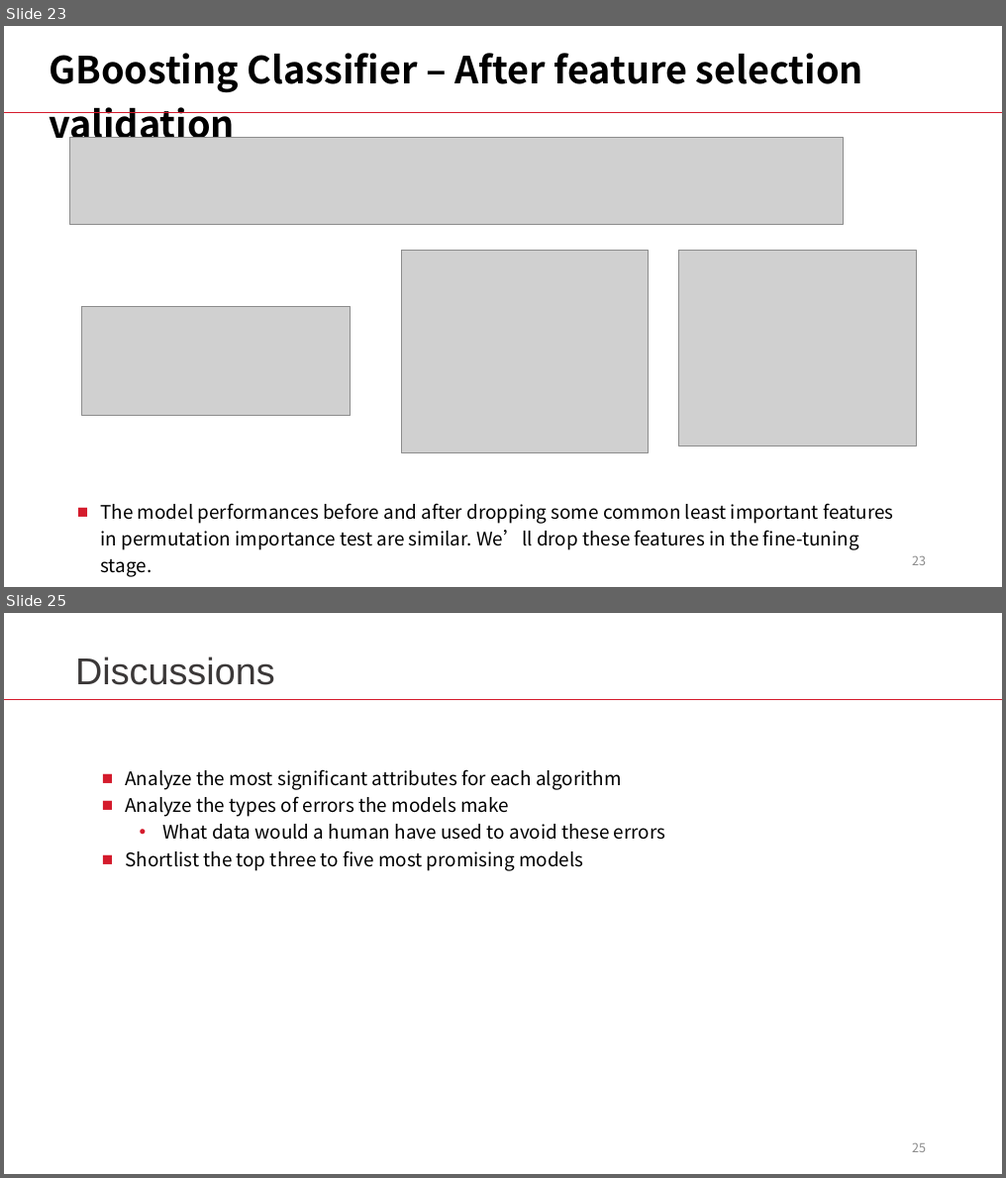
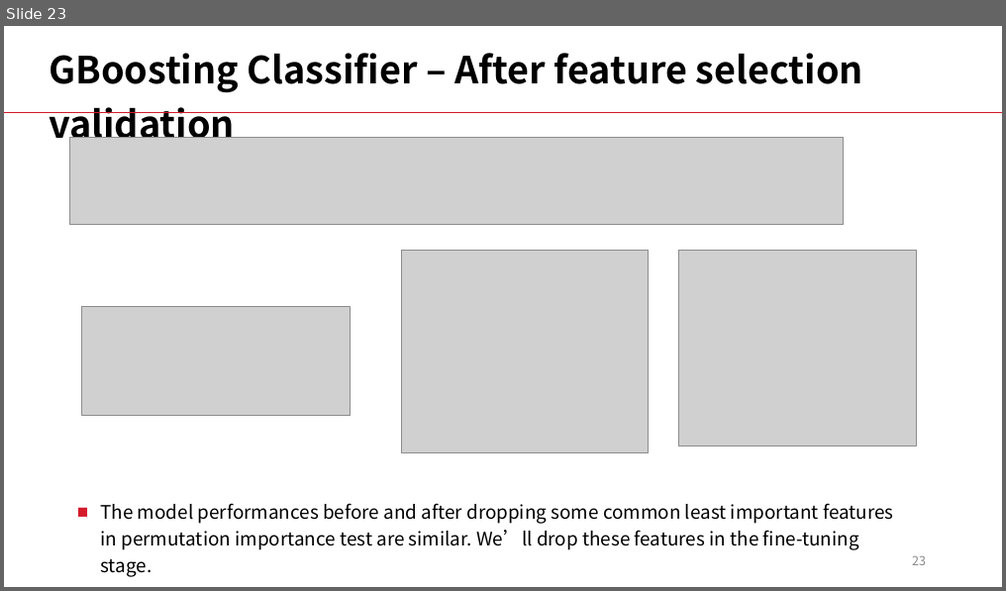
Before and after one commit to LiyangSong/Advertisement-CTR-Prediction, a slide deck: submissions/phase3/stepv.pptx. Shown one above the other, each under a label of ours: slides 23 and 25 before the commit, slide 23 after it; the slides between them are not shown. The pictures are 1006x1178 and 1006x591 pixels, drawn with LibreOffice and Linux fonts; fonts in the diff are those of the drawing; grey boxes stand for pictures. Boxes give left, top, right and bottom in pixels: in the first picture for what was removed or moved away, otherwise in the second. Text is boxed around its words. In the diff, an @@ line names an element or a change of style, - is before the commit and + after.

```diff
--- a/submissions/phase3/stepv.pptx
+++ b/submissions/phase3/stepv.pptx
@@ slide 25 removed at (4, 613, 1002, 1174), background #FFFFFF @@
@@ text removed at (75, 657, 275, 685) @@
-Discussions
@@ rectangle removed at (4, 698, 1002, 699) @@
@@ text removed at (126, 769, 665, 871) @@
-■ Analyze the most significant attributes for each algorithm
-■ Analyze the types of errors the models make
-  • What data would a human have used to avoid these errors
-■ Shortlist the top three to five most promising models
@@ page number removed at (912, 1144, 926, 1153) @@
-25
```
Also in this commit, not shown: 1 slide changed, 1 other file.
